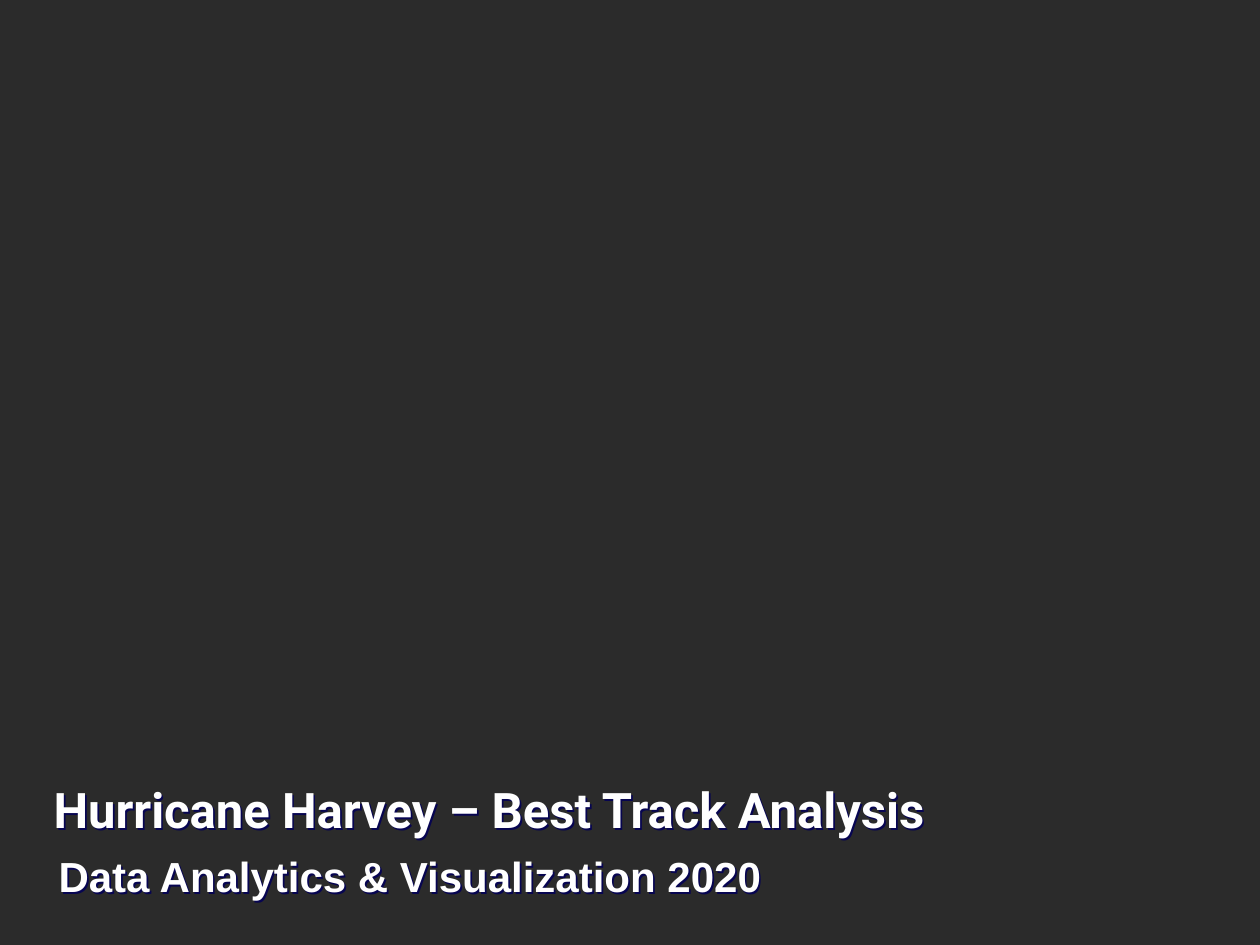
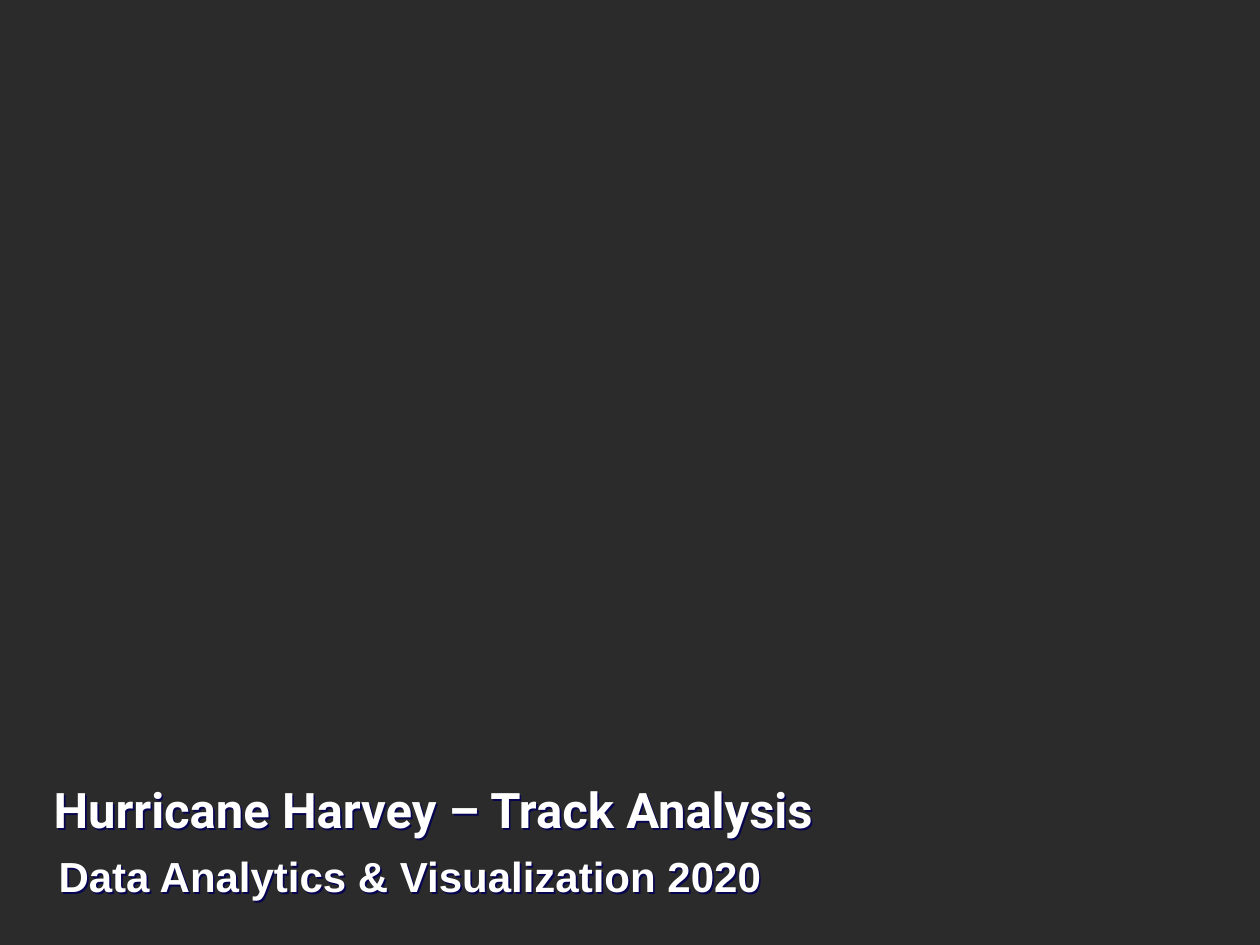
Before and after one commit to j1-aggie/Hurricane_Harvey_Analysis, a slide deck: slide 1 of Final Presentation.pptx. Drawn at 1260x945 pixels with LibreOffice and Linux fonts; fonts in the diff are those of the drawing; background and template pictures are left out; a plain dark background stands for a picture behind light text. Boxes give left, top, right and bottom in pixels: in the first picture for what was removed or moved away, otherwise in the second. Text is boxed around its words. In the diff, an @@ line names an element or a change of style, - is before the commit and + after.

```diff
--- a/Final Presentation.pptx
+++ b/Final Presentation.pptx
@@ title at box(54, 791, 812, 839): text changed @@
-Hurricane Harvey – Best Track Analysis
+Hurricane Harvey – Track Analysis
```
Also in this commit, not shown: 11 other slides changed, 1 slide added, 2 other files.
